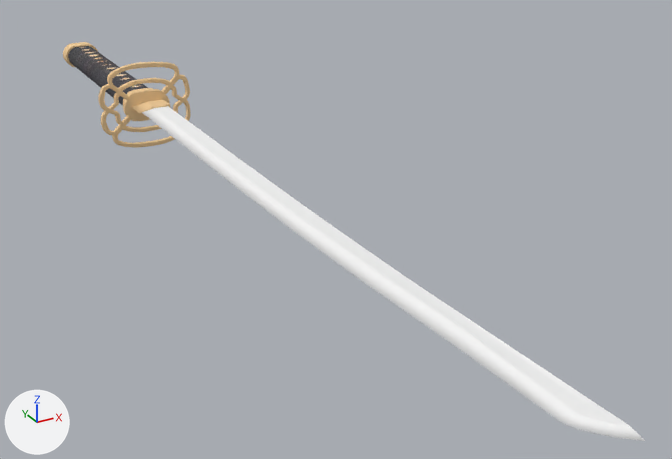
Before and after pictures for a commit that changed the OBJ model SolastaUnfinishedBusiness/BlenderModels/Katana/Katana.obj.
Before and after are seen from a camera (50 mm lens) standing at (-0.391, -1.371, 0.372) and looking at (0.103, -0.473, -0.077). Every picture has the same lights, and +X, +Y and +Z are marked at lower left. The picture after the commit comes second. Where no turn or scale is listed for an object, it has been applied to the vertices.

Names of what the first picture shows: 'katana'.
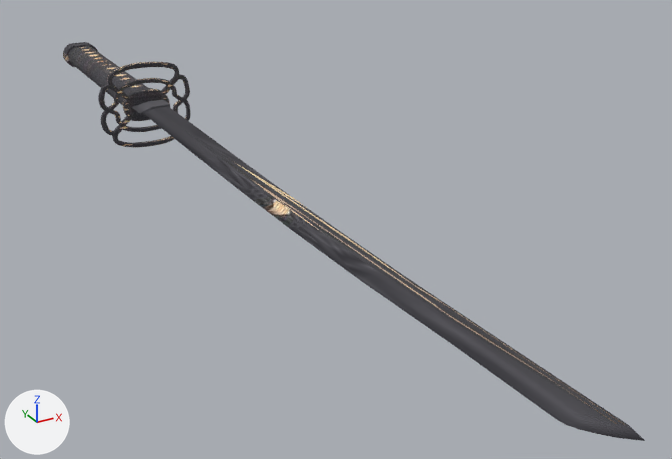
The change in detail:
me_katana has 3515 vertices, 7046 faces and spans x -0.072..0.061, y -1.025..0.275, z -0.062..0.061.
me_katana is used by ob_katana; location (0.0, 0.0, 0.0).
me_katana part 1: all 6854 faces that had it switch from mat_metal_dark_gold (beige #f1cd99) to mat_handgrip.
me_katana part 2: all 124 faces that had it switch from mat_metal_chrome (white #f4f4f4) to mat_handgrip.

What differs and where, as boxes [x1, y1, x2, y2] in the pictures (672 x 459 px):
part 1 of me_katana, recoloured (darker): [63, 42, 190, 147] in both
part 2 of me_katana, recoloured: [142, 106, 645, 441] in both
